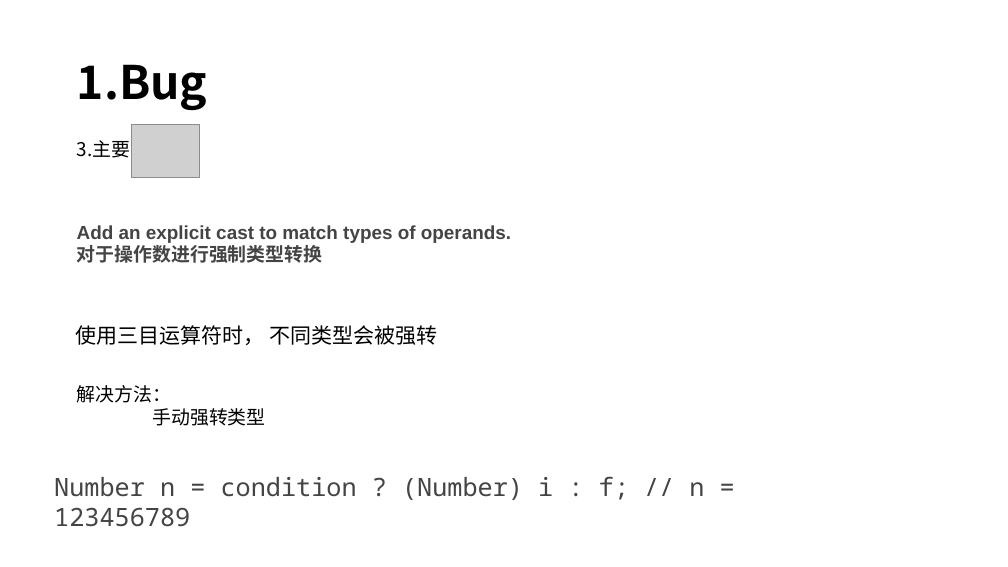
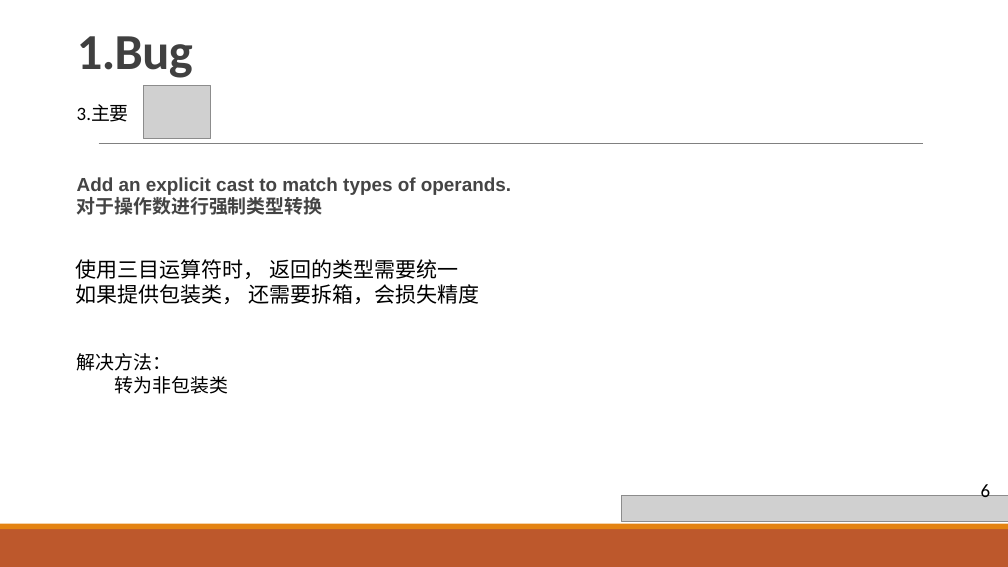
Before and after one commit to yuanbaojian/personMultipleProject, a slide deck: slide 8 of src/main/resources/File/sonarQube扫描问题.pptx (slide 9 before the commit). Drawn at 1008x567 pixels with LibreOffice and Linux fonts; fonts in the diff are those of the drawing; grey boxes stand for pictures. Boxes give left, top, right and bottom in pixels: in the first picture for what was removed or moved away, otherwise in the second. Text is boxed around its words. In the diff, an @@ line names an element or a change of style, - is before the commit and + after.

```diff
--- a/src/main/resources/File/sonarQube扫描问题.pptx
+++ b/src/main/resources/File/sonarQube扫描问题.pptx
@@ title "1.Bug": place and size @@
-title "1.Bug" at bbox=[77, 64, 208, 111]
+title "1.Bug" at bbox=[77, 36, 193, 78]
@@ title "1.Bug" at bbox=[77, 36, 193, 78]: size 44 to 48 pt, font Noto Sans CJK SC to Calibri, text colour #000000 to #404040, letter spacing 0 to -0.5 pt; line spacing 0.9 to 0.85; vertical alignment middle to bottom @@
@@ picture added at bbox=[143, 85, 211, 139] @@
@@ text "3.主要": place and size @@
-text "3.主要" at bbox=[77, 140, 131, 158]
+text "3.主要" at bbox=[77, 105, 129, 122]
@@ text "3.主要" at bbox=[77, 105, 129, 122]: font Noto Sans CJK SC to Calibri @@
@@ line added from (99, 144) to (923, 144), #808080 0.5 pt @@
@@ picture removed at bbox=[132, 124, 200, 178] @@
@@ text "Add an explicit cast to ...": place and size @@
-text "Add an explicit cast to ..." at bbox=[77, 225, 511, 263]
+text "Add an explicit cast to ..." at bbox=[77, 177, 511, 215]
@@ text at bbox=[75, 259, 479, 304]: text changed @@
-  使用三目运算符时， 不同类型会被强转
+  使用三目运算符时， 返回的类型需要统一
+  如果提供包装类， 还需要拆箱，会损失精度
@@ text "解决方法：": place and size @@
-text "解决方法：" at bbox=[77, 385, 265, 426]
+text "解决方法：" at bbox=[77, 353, 228, 394]
@@ text at bbox=[77, 353, 171, 371]: font Noto Sans CJK SC to Calibri in "解决方法：" @@
@@ text at bbox=[115, 376, 228, 394]: text changed; font Noto Sans CJK SC to Calibri @@
-手动强转类型
+转为非包装类
@@ text removed at bbox=[54, 476, 704, 527] @@
-Number n = condition ? (Number) i : f; // n = 123456789
@@ picture added at bbox=[622, 495, 1008, 521] @@
@@ text added at bbox=[981, 482, 991, 497], 18 pt, text #000000 @@
+6
@@ rectangle added at bbox=[0, 529, 1008, 567], fill #BD582C @@
@@ rectangle added at bbox=[0, 524, 1008, 529], fill #E48312 @@
```
Also in this commit, not shown: 19 other slides changed, 4 slides added, 1 slide removed.
